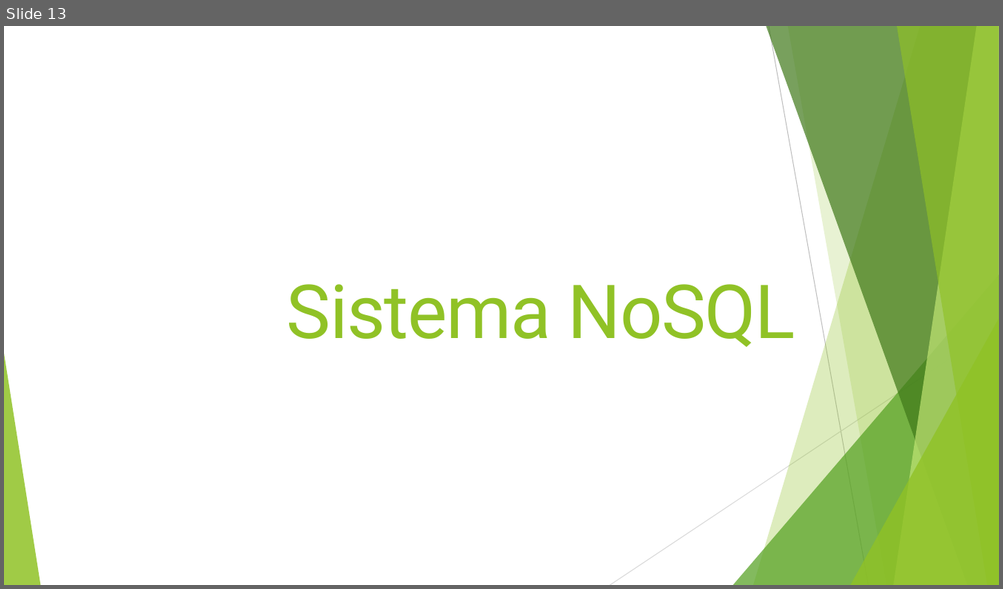
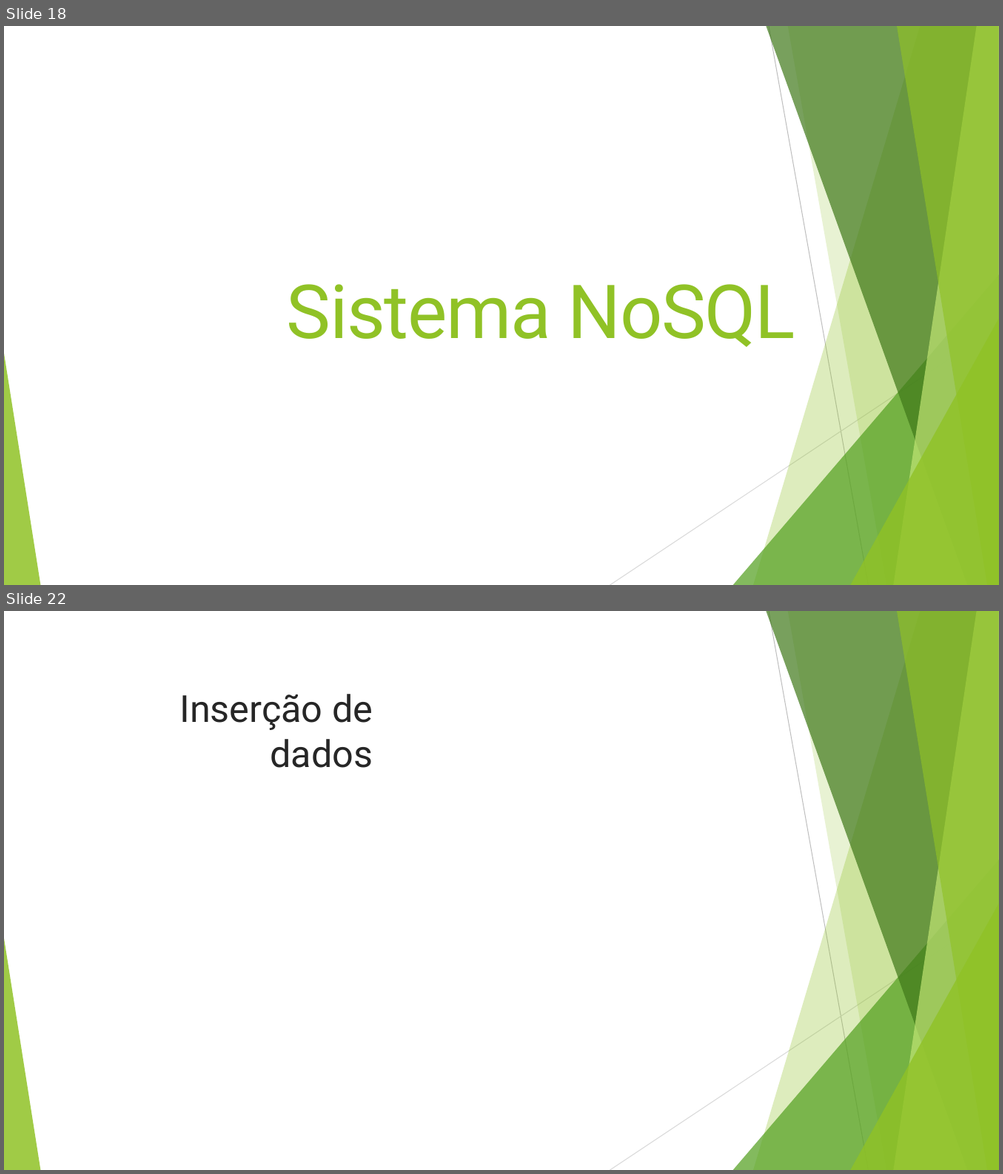
Before and after one commit to JRI98/ProjetoBD, a slide deck: Apresentação.pptx. Shown one above the other, each under a label of ours: slide 13 before the commit, slides 18 and 22 after it; the slides between them are not shown. The pictures are 1003x589 and 1003x1174 pixels, drawn with LibreOffice and Linux fonts; fonts in the diff are those of the drawing. Boxes give left, top, right and bottom in pixels: in the first picture for what was removed or moved away, otherwise in the second. Text is boxed around its words. In the diff, an @@ line names an element or a change of style, - is before the commit and + after.

```diff
--- a/Apresentação.pptx
+++ b/Apresentação.pptx
@@ slide 22 added at <box>4,611,999,1170</box>, background #FFFFFF; not listed: 10 template elements that a slide beside it also shows @@
@@ title added at <box>179,694,373,768</box>, 36 pt, text #262626 @@
+Inserção de dados
@@ what was slide 13 is now slide 18 @@
```
Also in this commit, not shown: 3 slides changed, 10 other slides added, 3 slides removed.
